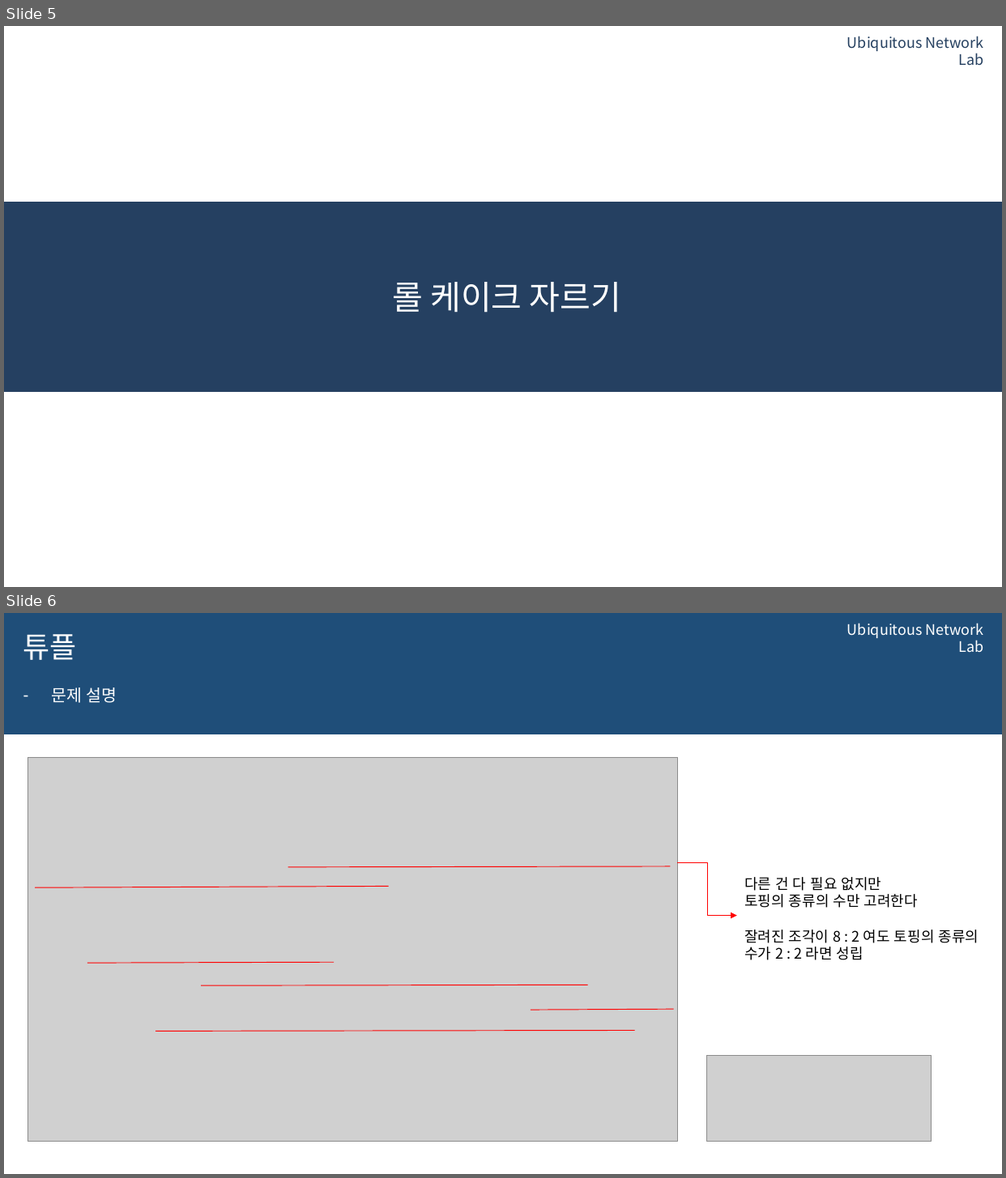
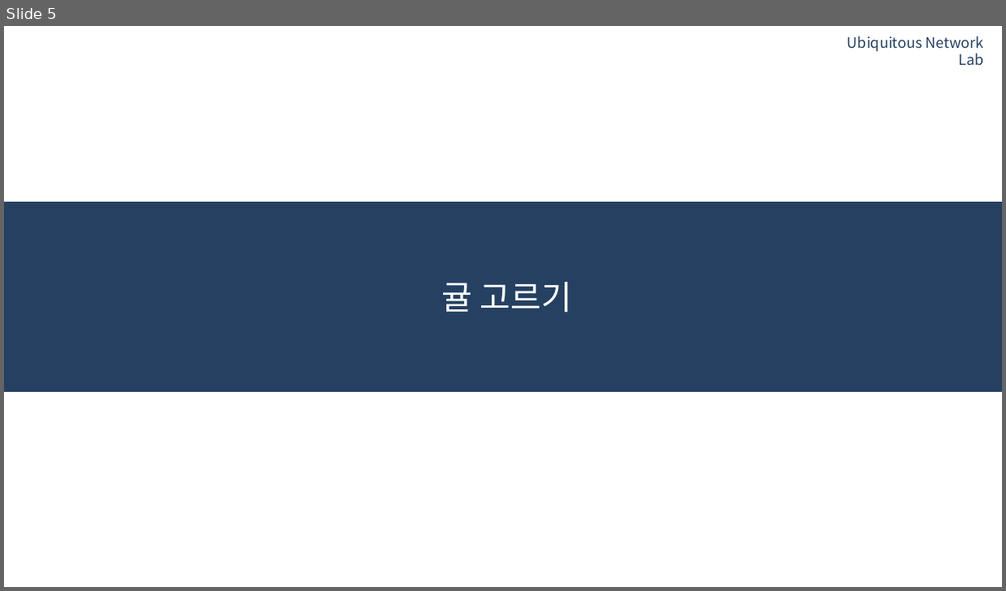
Before and after one commit to 0913ktg/Algorithm_Study, a slide deck: week_5/ppt/MinhyeokYun.pptx. Shown one above the other, each under a label of ours: slides 5 and 6 before the commit, slide 5 after it. The pictures are 1006x1178 and 1006x591 pixels, drawn with LibreOffice and Linux fonts; fonts in the diff are those of the drawing; grey boxes stand for pictures; background and template pictures are left out. Boxes give left, top, right and bottom in pixels: in the first picture for what was removed or moved away, otherwise in the second. Text is boxed around its words. In the diff, an @@ line names an element or a change of style, - is before the commit and + after.

```diff
--- a/week_5/ppt/MinhyeokYun.pptx
+++ b/week_5/ppt/MinhyeokYun.pptx
@@ slide 6 removed at box(4, 613, 1002, 1174), background #FFFFFF @@
@@ rectangle removed at box(4, 613, 1002, 735) @@
@@ title removed at box(23, 634, 77, 660) @@
-튜플
@@ text removed at box(847, 623, 984, 652) @@
-Ubiquitous Network Lab
@@ text removed at box(51, 688, 117, 703) @@
-– 문제 설명
@@ picture removed at box(28, 757, 678, 1142) @@
@@ line removed from (288, 867) to (671, 867) @@
@@ elbow arrow removed from (678, 863) to (737, 915) @@
@@ text removed at box(744, 877, 979, 960) @@
-다른 건 다 필요 없지만
-토핑의 종류의 수만 고려한다
-잘려진 조각이 8 : 2 여도 토핑의 종류의 수가 2 : 2 라면 성립
@@ line removed from (35, 888) to (389, 886) @@
@@ line removed from (87, 964) to (334, 963) @@
@@ line removed from (201, 986) to (588, 985) @@
@@ line removed from (530, 1010) to (674, 1009) @@
@@ line removed from (155, 1032) to (635, 1031) @@
@@ picture removed at box(707, 1055, 931, 1142) @@
@@ slide 5 changed as well @@
@@ title at box(442, 282, 572, 313): text changed @@
-롤 케이크 자르기
+귤 고르기
```
Also in this commit, not shown: 1 other slide changed, 4 slides added, 4 other slides removed, 1 other file.
